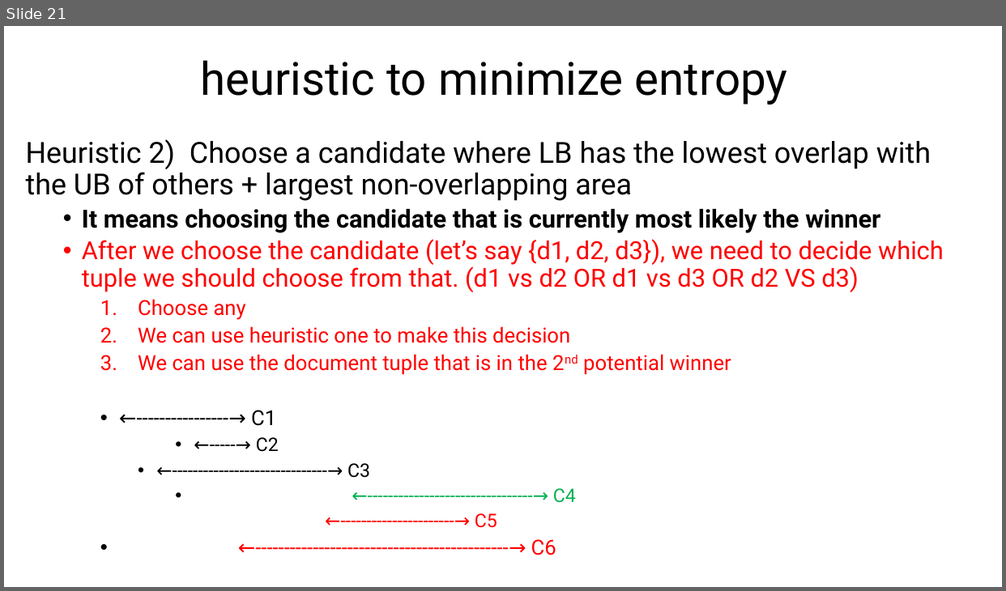
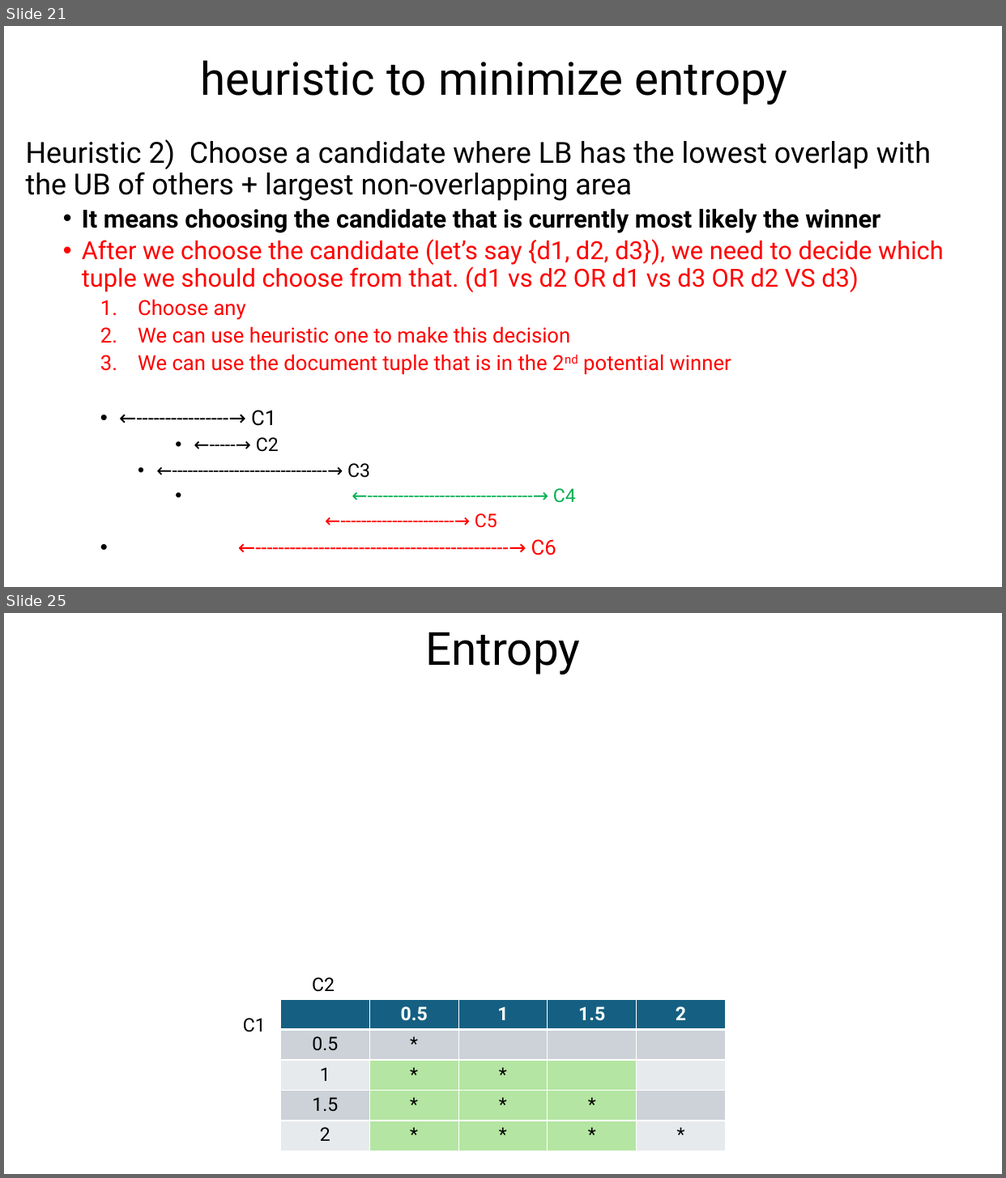
Before and after one commit to sohrabnamazinia/Personalized-Top-K-Set-Queries, a slide deck: rankingwithLLM.pptx. Shown one above the other, each under a label of ours: slide 21 before the commit, slides 21 and 25 after it; the slides between them are not shown. The pictures are 1006x591 and 1006x1178 pixels, drawn with LibreOffice and Linux fonts; fonts in the diff are those of the drawing; grey boxes stand for pictures. Boxes give left, top, right and bottom in pixels: in the first picture for what was removed or moved away, otherwise in the second. Text is boxed around its words. In the diff, an @@ line names an element or a change of style, - is before the commit and + after.

Commit message:
update slides - Entropy

```diff
--- a/rankingwithLLM.pptx
+++ b/rankingwithLLM.pptx
@@ slide 25 added at box(4, 613, 1002, 1174), background #FFFFFF @@
@@ title added at box(426, 632, 581, 675), 44 pt, text #000000 @@
+Entropy
@@ table added at box(281, 999, 727, 1152), 5 rows, 5 columns @@
+ | 0.5 | 1 | 1.5 | 2
+0.5 | * |  |  | 
+1 | * | * |  | 
+1.5 | * | * | * | 
+2 | * | * | * | *
@@ text added at box(312, 977, 334, 992), 18 pt, text #000000 @@
+C2
@@ text added at box(243, 1018, 266, 1033), 18 pt, text #000000 @@
+C1
```
Also in this commit, not shown: 2 slides changed, 3 other slides added.
